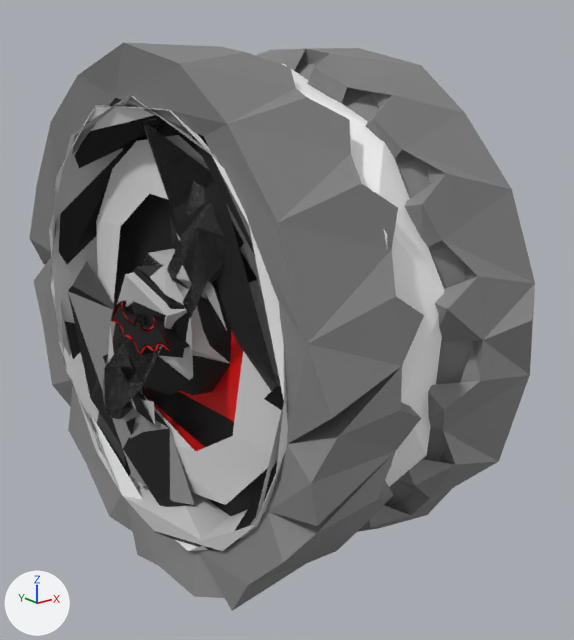
What one commit did to the glTF model client/public/models/battle_car_wheel.glb.
Before and after are seen from a 50 mm lens placed at (-1.58, -1.908, 0.695), pointed at (-0.047, 0.009, -0.071). The lights are fixed; the arrows at lower left show +X, +Y and +Z. The first picture is the older version.

In view in the first picture: 'Material2', 'Material2.001', 'Material2.002', 'Material2.003', 'Material2.004', 'Material3', 'Material3.002', 'Material3.003' and 1 more.
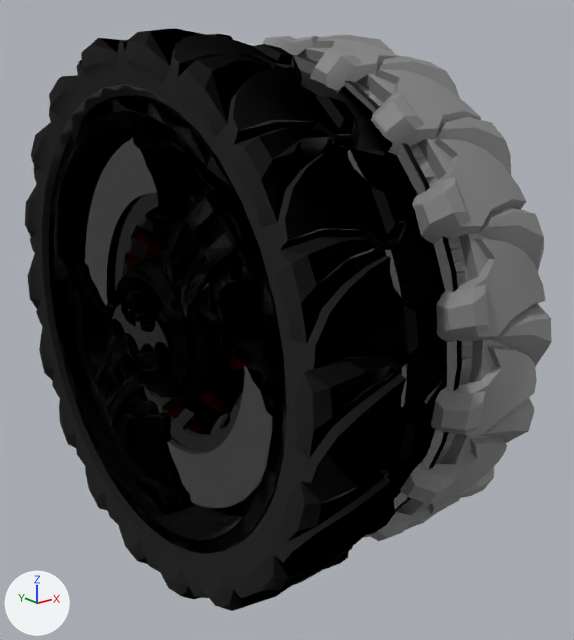
What differs and where, as boxes [x1, y1, x2, y2] in the pictures (574 x 640 px):
'Material2.001', reshaped: before [29, 42, 535, 611]; after [25, 28, 552, 611]
'Material2.002', reshaped: before [59, 105, 284, 551]; after [49, 95, 287, 554]
'Material2.004', reshaped (8% taller): before [282, 64, 445, 487]; after [293, 55, 462, 511]
'Material2', reshaped: before [96, 135, 282, 505]; after [85, 138, 273, 508]
'Material3.002', reshaped: before [49, 95, 288, 551]; after [52, 101, 279, 552]
'Material3', reshaped (mostly hidden afterwards): before [103, 183, 244, 425]; after [92, 168, 473, 451]
part 1 of me_material2, added: after [85, 138, 273, 508]
part 2 of me_material2_001, built on: after [25, 28, 552, 611]
part 3 of me_material3, built on (mostly hidden): after [92, 168, 473, 451]
part 4 of me_material2_002, added (black): after [49, 95, 287, 554]
part 6 of me_material2_003, built on (mostly hidden): before [165, 391, 234, 451]
part 7 of me_material3_003, added: after [148, 98, 286, 550]
part 8 of me_material2_004, added (mostly hidden): after [293, 55, 462, 511]
part 9 of me_material2_004, added: after [389, 373, 447, 499]
part 10 of me_material2_004, added: after [308, 86, 392, 156]
part 11 of me_material2_004, added: after [295, 70, 447, 478]

Edits to the bpy script that builds the scene:
```text
Change me_material2:
    remove me_material2.from_pydata(...)  # 24 vertices, 27 faces; spans x -0.49..-0.46, y -0.534..0.518, z -0.536..0.534
    add me_material2.from_pydata(...)  # 536 vertices, 928 faces; spans x -0.492..-0.46, y -0.536..0.536, z -0.536..0.536
    me_material2 part 1: 512 vertices added at x -0.492..-0.46, y -0.536..0.536, z -0.536..0.536
Change me_material2_001:
    remove me_material2_001.from_pydata(...)  # 318 vertices, 622 faces; spans x -0.59..0.22, y -0.79..0.79, z -0.79..0.76
    add me_material2_001.from_pydata(...)  # 4170 vertices, 7288 faces; spans x -0.61..0.24, y -0.8..0.8, z -0.8..0.8
    me_material2_001 part 2: 1 vertex moved within x -0.47, y 0.04, z 0.57; 3852 vertices added at x -0.61..0.24, y -0.8..0.8, z -0.8..0.8
Change me_material3:
    remove me_material3.from_pydata(...)  # 469 vertices, 538 faces; spans x -0.576..0.609, y -0.654..0.654, z -0.626..0.626
    add me_material3.from_pydata(...)  # 5313 vertices, 9075 faces; spans x -0.586..0.613, y -0.654..0.654, z -0.645..0.645
    me_material3 part 3: 1 vertex moved within x 0.375, y 0.065, z 0.358; 4542 vertices added at x -0.586..0.613, y -0.63..0.629, z -0.645..0.645
    other edits to the shape of me_material3 do not show in these pictures
Change me_material2_002:
    remove me_material2_002.from_pydata(...)  # 682 vertices, 917 faces; spans x -0.584..0.612, y -0.654..0.654, z -0.637..0.626
    add me_material2_002.from_pydata(...)  # 6947 vertices, 11913 faces; spans x -0.586..0.613, y -0.654..0.654, z -0.645..0.645
    me_material2_002 part 4: 6265 vertices added at x -0.586..0.613, y -0.638..0.637, z -0.645..0.645
Change me_material3_002:
    remove me_material3_002.from_pydata(...)  # 29 vertices, 30 faces; spans x -0.572..-0.407, y -0.637..0.606, z -0.637..0.637
    add me_material3_002.from_pydata(...)  # 157 vertices, 234 faces; spans x -0.572..-0.407, y -0.637..0.637, z -0.637..0.637
    me_material3_002 part 5
    30 faces are deleted
    128 vertices are added at x -0.572..-0.407, y -0.629..0.637, z -0.629..0.629
    234 new faces join them
Change me_material2_003:
    verts and faces of me_material2_003; kept vertices keep their numbers, new ones are numbered from 16
    remove me_material2_003.from_pydata(...)  # 16 vertices, 14 faces; spans x -0.416, y -0.435..0.435, z -0.435..0.435
    add me_material2_003.from_pydata(...)  # 19 vertices, 17 faces; spans x -0.416, y -0.435..0.435, z -0.435..0.435
    me_material2_003 part 6
    add delete_faces([(0, 1, 2), (0, 2, 3), (0, 4, 5)])
    add verts[16] = (-0.416, 0.088, -0.43)  # pixel (180, 444)
    add verts[17] = (-0.416, 0.028, -0.434)
    add verts[18] = (-0.416, -0.286, -0.328)
    add faces += [(2, 16, 17), (1, 17, 16), (0, 1, 16), (0, 16, 3), (0, 4, 18), (4, 5, 18)]
Change me_material3_003:
    remove me_material3_003.from_pydata(...)  # 36 vertices, 28 faces; spans x -0.572..-0.407, y -0.637..0.637, z -0.638..0.607
    add me_material3_003.from_pydata(...)  # 110 vertices, 102 faces; spans x -0.572..-0.343, y -0.638..0.638, z -0.638..0.638
    me_material3_003 part 7: 74 vertices added at x -0.572..-0.343, y -0.638..0.638, z -0.637..0.638
Change me_material2_004:
    remove me_material2_004.from_pydata(...)  # 30 vertices, 44 faces; spans x -0.286..-0.105, y -0.706..0.72, z -0.74..0.744
    add me_material2_004.from_pydata(...)  # 497 vertices, 774 faces; spans x -0.332..-0.043, y -0.735..0.75, z -0.74..0.744
    me_material2_004 part 8: a new loose piece of 120 vertices spanning x -0.105..-0.043, y -0.735..0.749, z -0.74..0.744, in mat_material_17 (white #ffffff)
    me_material2_004 part 9: a new loose piece of 27 vertices spanning x -0.269..-0.101, y -0.711..-0.344, z -0.639..-0.012, in mat_material_17 (white #ffffff)
    me_material2_004 part 10: a new loose piece of 21 vertices spanning x -0.269..-0.101, y -0.536..-0.288, z 0.502..0.658, in mat_material_17 (white #ffffff)
    me_material2_004 part 11: 142 vertices added at x -0.332..-0.101, y -0.735..0.749, z -0.737..0.742
    other edits to the shape of me_material2_004 do not show in these pictures
```
